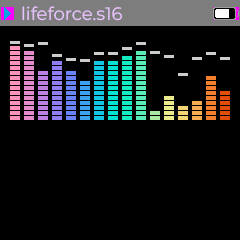
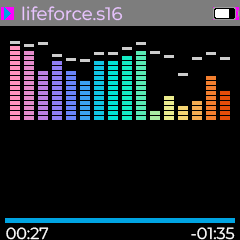
Before/after of a 240px x 240px layered artwork. What changed in the layer stack:
added layer "Rectangle 2" above "-01:35" over [5, 218, 235, 223]
added layer "-01:35" above "00:27" over [191, 227, 235, 240]
added layer "00:27" above "Layer 2" over [6, 227, 49, 240]
